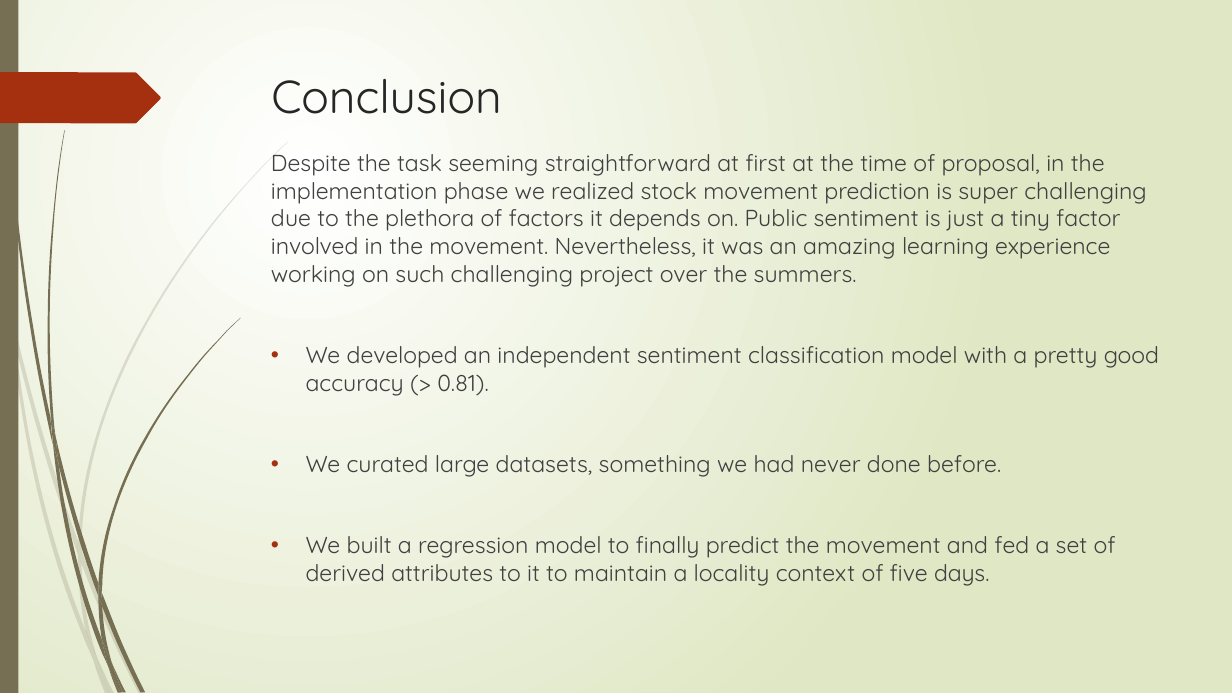
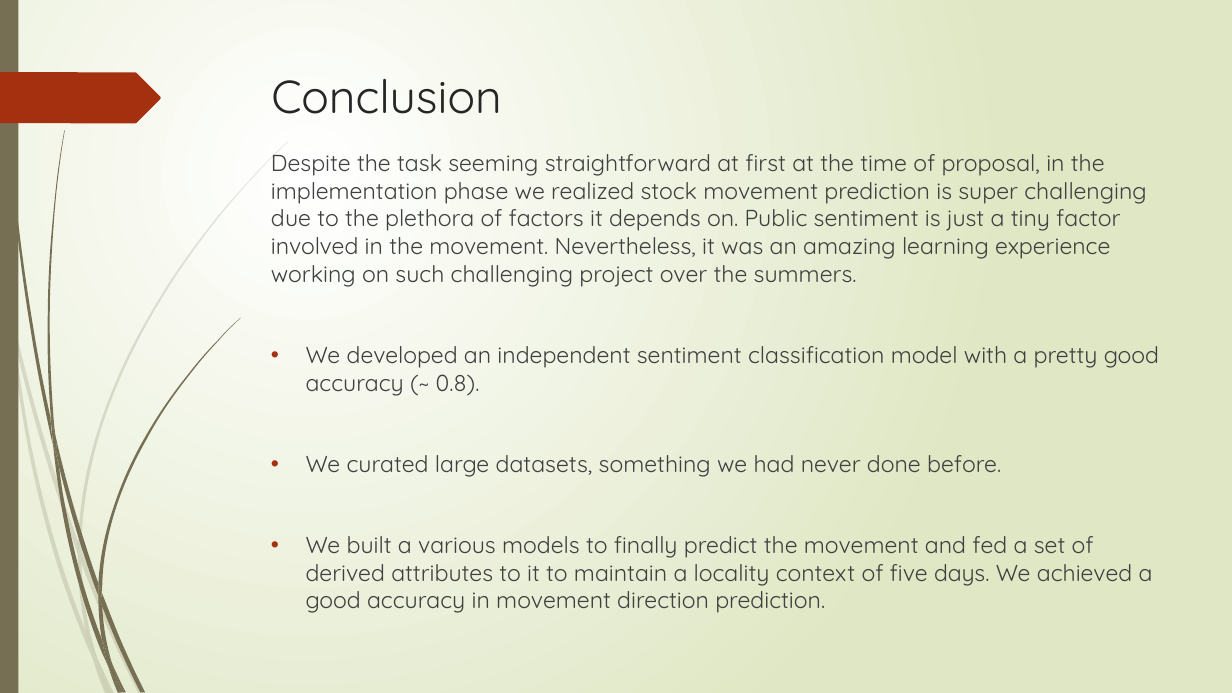
Before and after one commit to shobhitv-builds/nlp-proj, a slide deck: slide 18 of reports/NLP Stock Prediction.pptx (slide 14 before the commit). Drawn at 1232x693 pixels with LibreOffice and Linux fonts; fonts in the diff are those of the drawing. Boxes give left, top, right and bottom in pixels: in the first picture for what was removed or moved away, otherwise in the second. Text is boxed around its words. In the diff, an @@ line names an element or a change of style, - is before the commit and + after.

```diff
--- a/reports/NLP Stock Prediction.pptx
+++ b/reports/NLP Stock Prediction.pptx
@@ text at bbox=[306, 346, 1159, 396]: text changed @@
-• We developed an independent sentiment classification model with a pretty good accuracy (> 0.81).
+• We developed an independent sentiment classification model with a pretty good accuracy (~ 0.8).
@@ text at bbox=[306, 536, 1153, 613]: text changed @@
-• We built a regression model to finally predict the movement and fed a set of derived attributes to it to maintain a locality context of five days.
+• We built a various models to finally predict the movement and fed a set of derived attributes to it to maintain a locality context of five days. We achieved a good accuracy in movement direction prediction.
```
Also in this commit, not shown: 6 other slides changed, 4 slides added.
